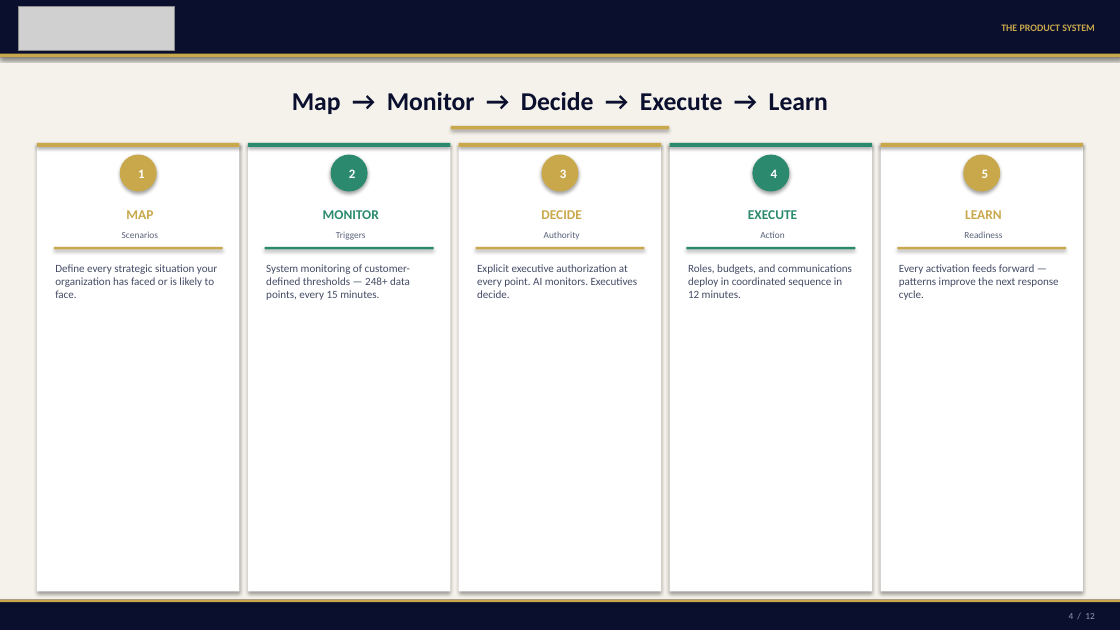
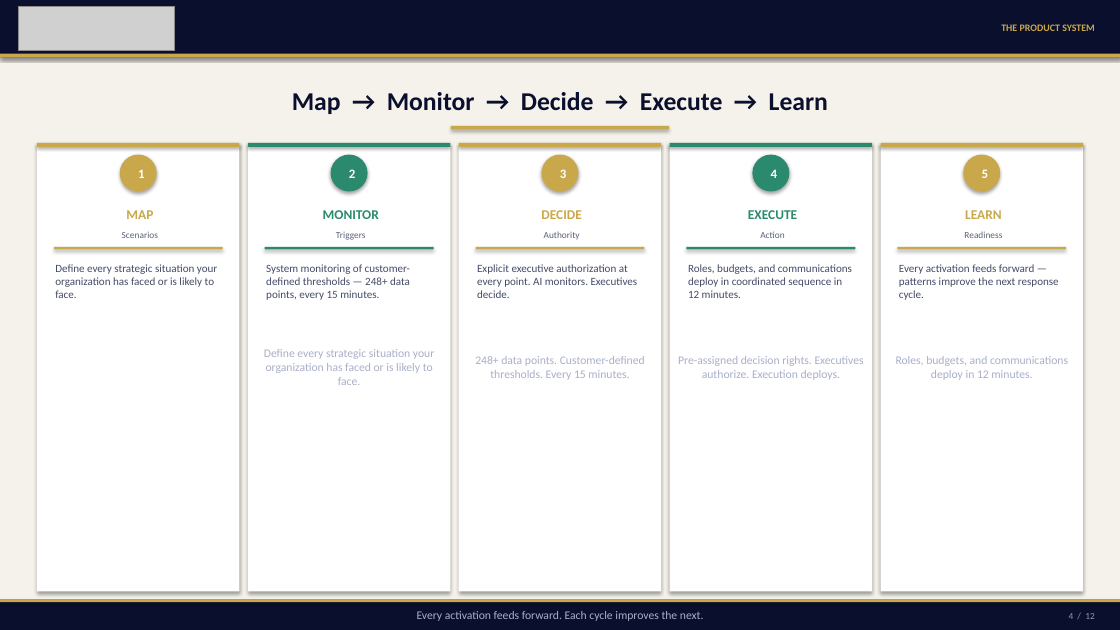
Before and after one commit to mbrunke18/CodePlatform1, a slide deck: slide 4 of attached_assets/VaughnMartin_Pitch_Deck_12Slide_FINAL.pptx. Drawn at 1120x630 pixels with LibreOffice and Linux fonts; fonts in the diff are those of the drawing; grey boxes stand for pictures. Boxes give left, top, right and bottom in pixels: in the first picture for what was removed or moved away, otherwise in the second. Text is boxed around its words. In the diff, an @@ line names an element or a change of style, - is before the commit and + after.

```diff
--- a/attached_assets/VaughnMartin_Pitch_Deck_12Slide_FINAL.pptx
+++ b/attached_assets/VaughnMartin_Pitch_Deck_12Slide_FINAL.pptx
@@ text in rectangle at (264,349,434,385): text added @@
+Define every strategic situation your organization has faced or is likely to face.
@@ text in rectangle at (475,356,645,380): text added @@
+248+ data points. Customer-defined thresholds. Every 15 minutes.
@@ text in rectangle at (678,356,864,380): text added @@
+Pre-assigned decision rights. Executives authorize. Execution deploys.
@@ text in rectangle at (896,356,1068,380): text added @@
+Roles, budgets, and communications deploy in 12 minutes.
@@ text in rectangle at (417,611,704,621): text added @@
+Every activation feeds forward. Each cycle improves the next.
```
Also in this commit, not shown: 3 other slides changed, 1 other file.
